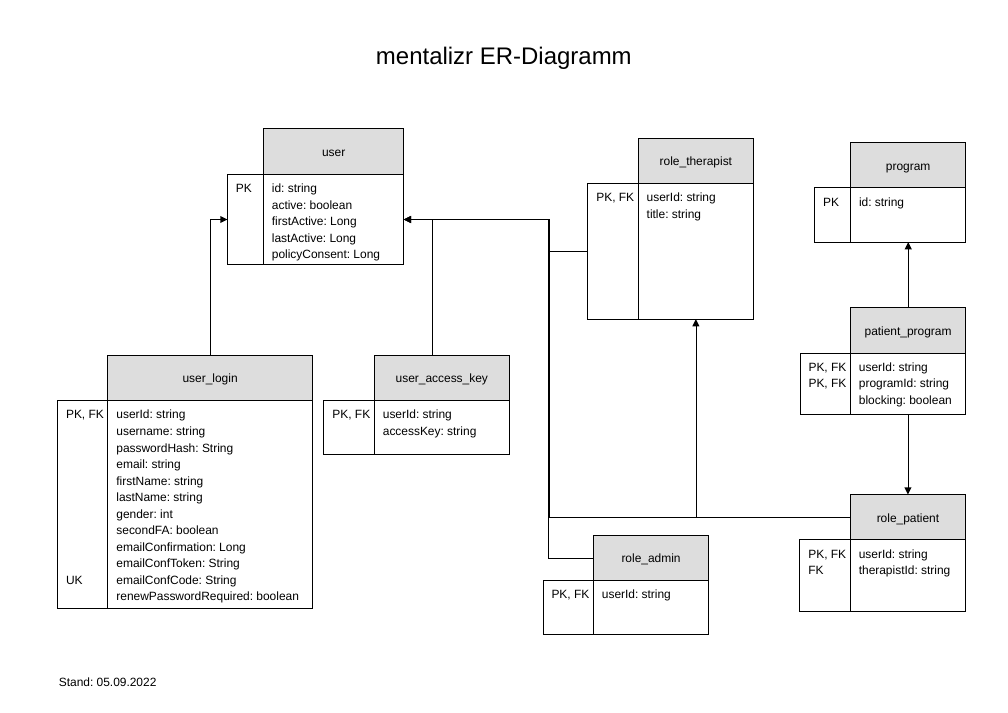
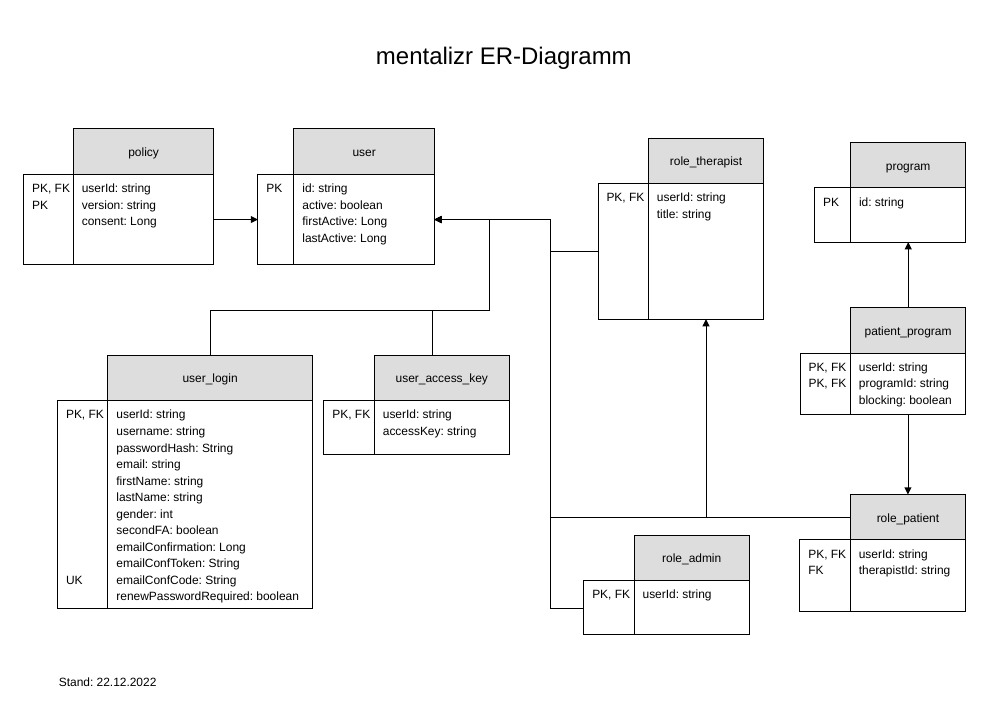
Before and after one commit to mentalizr/m7r-persistence-rdbms, a slide deck: slide 1 of doc/mentalizr-erd.odp. Drawn at 1008x713 pixels with LibreOffice and Linux fonts; fonts in the diff are those of the drawing. Boxes give left, top, right and bottom in pixels: in the first picture for what was removed or moved away, otherwise in the second. Text is boxed around its words. In the diff, an @@ line names an element or a change of style, - is before the commit and + after.

Commit message:
model extension: policy, wip

```diff
--- a/doc/mentalizr-erd.odp
+++ b/doc/mentalizr-erd.odp
@@ rectangle added at box(73, 129, 214, 175), fill #DDDDDD, outline #000000 0 pt, 10 pt, text #000000 @@
+policy
@@ rectangle added at box(24, 174, 74, 265), fill #FFFFFF, outline #000000 0 pt, 10 pt, text #000000 @@
+PK, FK
+PK
@@ rectangle added at box(73, 174, 214, 265), fill #FFFFFF, outline #000000 0 pt, 10 pt, text #000000 @@
+userId: string
+version: string
+consent: Long
@@ 3 rectangles: place and size @@
-3 rectangles at box(228, 129, 404, 265)
+3 rectangles at box(258, 129, 435, 265)
@@ 5 rectangles: place and size @@
-5 rectangles at box(588, 138, 754, 319)
+5 rectangles at box(598, 138, 764, 319)
@@ elbow arrow moved from (210, 355) - (228, 220) to (210, 355) - (435, 220) @@
@@ elbow arrow added from (214, 220) to (258, 220), #000000 0 pt @@
@@ elbow arrow moved from (432, 355) - (404, 220) to (432, 355) - (435, 220) @@
@@ elbow arrow moved from (850, 517) - (404, 220) to (850, 517) - (435, 220) @@
@@ elbow arrow moved from (588, 251) - (404, 220) to (598, 251) - (435, 220) @@
@@ elbow line moved from (593, 558) - (404, 220) to (584, 608) - (435, 220) @@
@@ elbow line (584, 608) - (435, 220): elbow line to elbow arrow @@
@@ text in rectangle at box(272, 249, 380, 261): paragraph removed @@
-policyConsent: Long
@@ elbow arrow moved from (850, 517) - (696, 319) to (850, 517) - (706, 319) @@
@@ 3 rectangles: place and size @@
-3 rectangles at box(543, 535, 709, 635)
+3 rectangles at box(584, 535, 750, 635)
@@ text at box(59, 677, 157, 686): text changed @@
-Stand: 05.09.2022
+Stand: 22.12.2022
```
Also in this commit, not shown: 3 other files.
